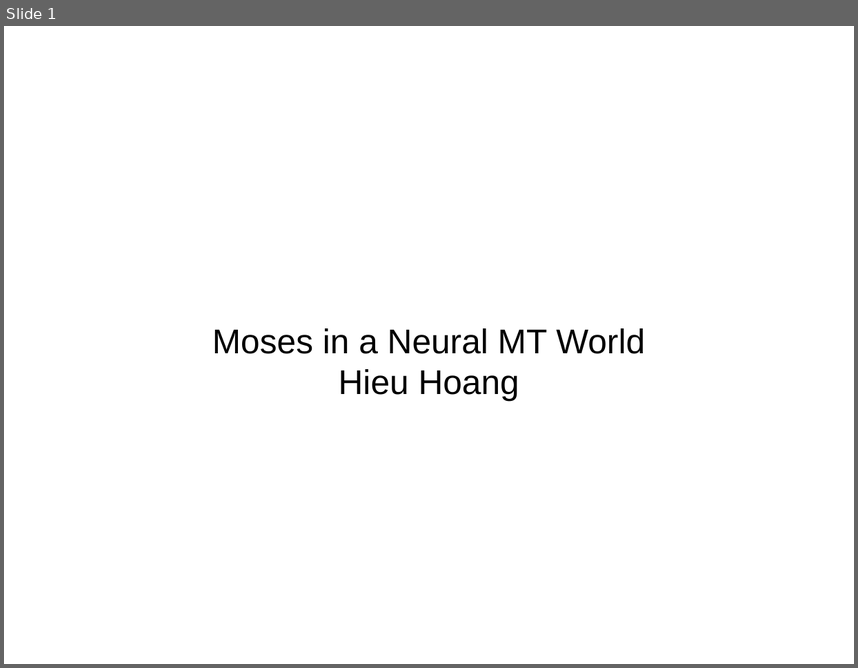
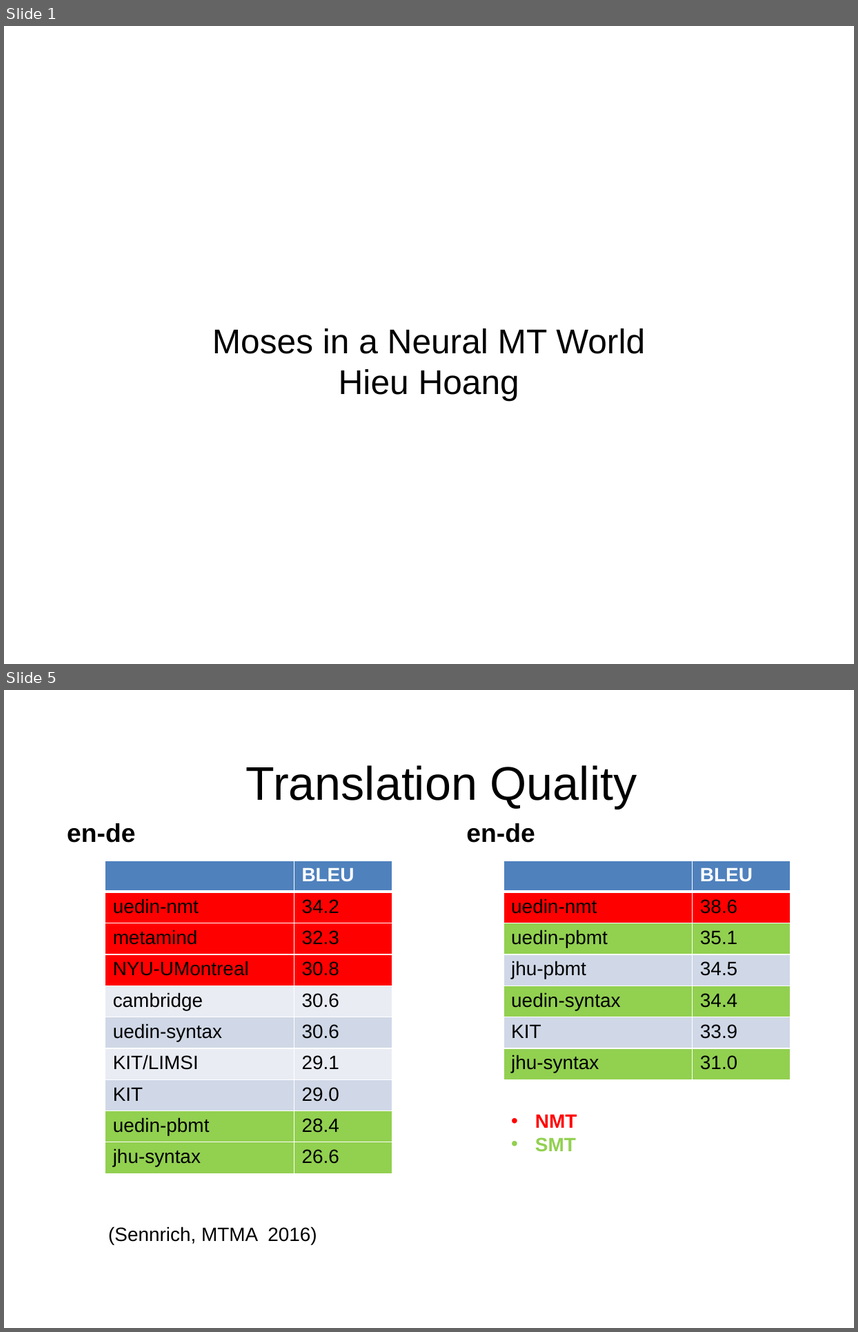
Before and after one commit to hieuhoang/papers, a slide deck: mtma17/slides.pptx. Shown one above the other, each under a label of ours: slide 1 before the commit, slides 1 and 5 after it; the slides between them are not shown. The pictures are 858x668 and 858x1332 pixels, drawn with LibreOffice and Linux fonts; fonts in the diff are those of the drawing. Boxes give left, top, right and bottom in pixels: in the first picture for what was removed or moved away, otherwise in the second. Text is boxed around its words. In the diff, an @@ line names an element or a change of style, - is before the commit and + after.

```diff
--- a/mtma17/slides.pptx
+++ b/mtma17/slides.pptx
@@ slide 5 added at <box>4,690,854,1328</box>, background #FFFFFF @@
@@ text added at <box>246,765,637,809</box>, 44 pt, text #000000 @@
+Translation Quality
@@ text added at <box>67,823,135,842</box>, 24 pt, text #000000, bold @@
+en-de
@@ text added at <box>466,823,535,842</box>, 24 pt, text #000000, bold @@
+en-de
@@ table added at <box>105,860,392,1174</box>, 10 rows, 2 columns @@
+ | BLEU
+uedin-nmt | 34.2
+metamind | 32.3
+NYU-UMontreal | 30.8
+cambridge | 30.6
+uedin-syntax | 30.6
+KIT/LIMSI | 29.1
+KIT | 29.0
+uedin-pbmt | 28.4
+jhu-syntax | 26.6
@@ table added at <box>504,860,791,1080</box>, 7 rows, 2 columns @@
+ | BLEU
+uedin-nmt | 38.6
+uedin-pbmt | 35.1
+jhu-pbmt | 34.5
+uedin-syntax | 34.4
+KIT | 33.9
+jhu-syntax | 31.0
@@ text added at <box>535,1114,577,1152</box>, 18 pt, text #FF0000, bold @@
+• NMT
+• SMT
@@ text added at <box>108,1226,317,1245</box>, 18 pt, text #000000 @@
+(Sennrich, MTMA 2016)
```
Also in this commit, not shown: 1 slide changed, 5 other slides added, 1 slide removed.
